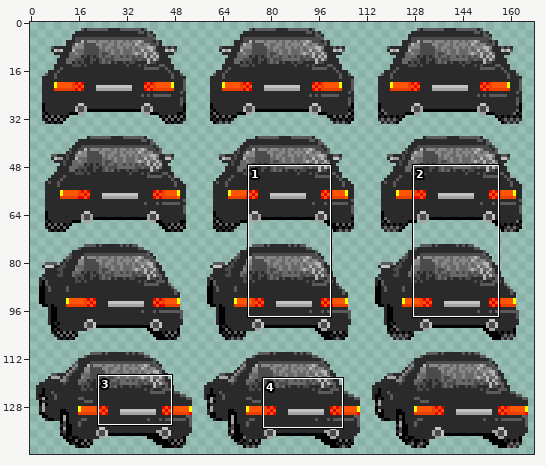
Sprite sheet, stored at assets/car-sheet-coupe-black.png. Above, an overview of the earlier version with the close-up marked.
Close-up. Earlier state:
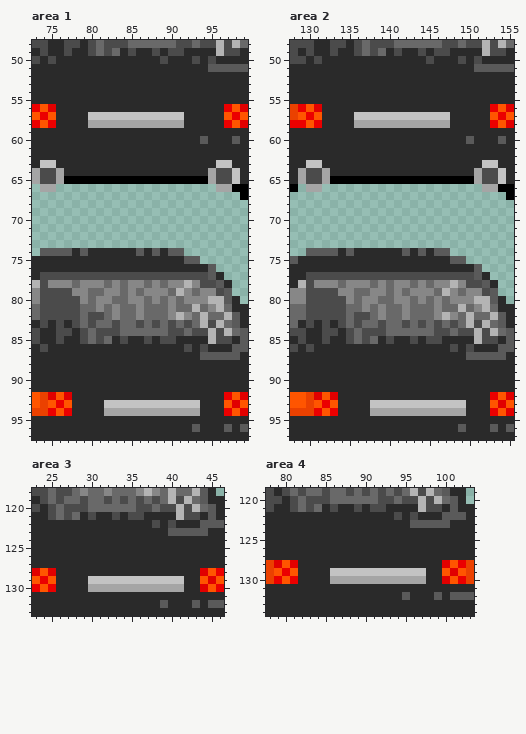
The file is 168x144 pixels. Colours within 5 levels of each other are drawn and written as one. Shown: area 1: x 73..99, y 48..97; area 2: x 128..155, y 48..97; area 3: x 23..46, y 118..133; area 4: x 78..103, y 119..134. The commit also changed other parts of the picture, which this record leaves out.
The same view after the edit:
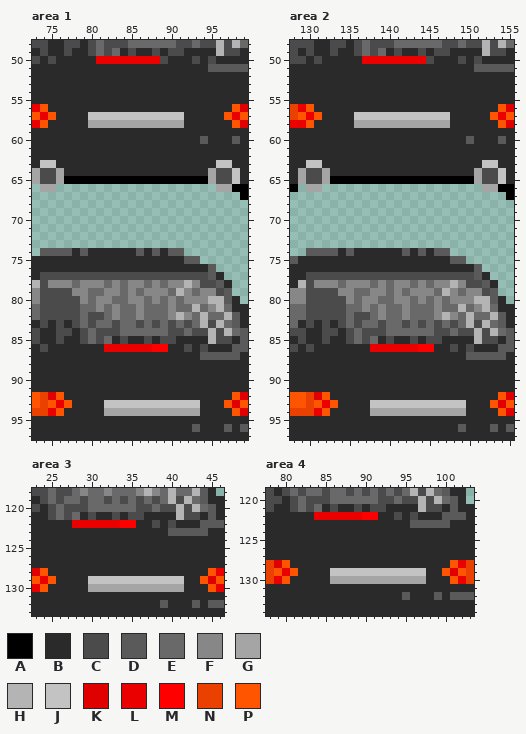
Palette (. is transparent): A #000000  B #2a2a2a  C #4b4b4b  D #5a5a5a  E #696969  F #878787  G #a5a5a5  H #b4b4b4  J #c3c3c3  K #e10000  L #eb0000  M #ff0000  N #eb4100  P #ff5500
Change:
Area 1:
y 50: x 81..88 BBBBBBBB -> LLLLLLLL
y 56: x 75 K -> B; x 97 L -> B
y 58: x 75 L -> B; x 97 L -> B
y 86: x 82..89 BBBBBBBB -> LLLLLLMM
y 92: x 77 K -> B; x 97 L -> B
y 94: x 77 L -> B; x 97 L -> B
Area 2:
y 50: x 137..144 BBBBBBBB -> LLLLLLLL
y 56: x 131 K -> B; x 153 L -> B
y 58: x 131 L -> B; x 153 L -> B
y 86: x 138..145 BBBBBBBB -> LLLLLLMM
y 92: x 133 K -> B; x 153 L -> B
y 94: x 133 L -> B; x 153 L -> B
Area 3:
y 122: x 28..35 BBBBBBBB -> LLLLLLMM
y 128: x 25 K -> B; x 44 K -> B
y 130: x 25 L -> B; x 44 K -> B
Area 4:
y 122: x 84..91 BBBBBBBB -> LLLLLLMM
y 128: x 81 K -> B; x 100 K -> B
y 130: x 81 L -> B; x 100 K -> B
